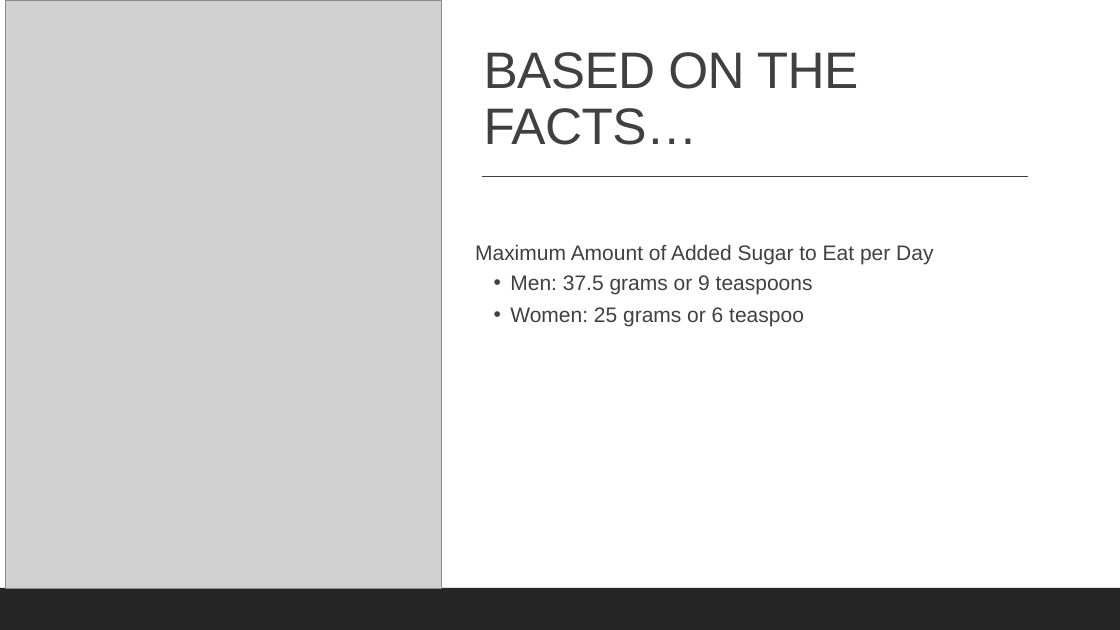
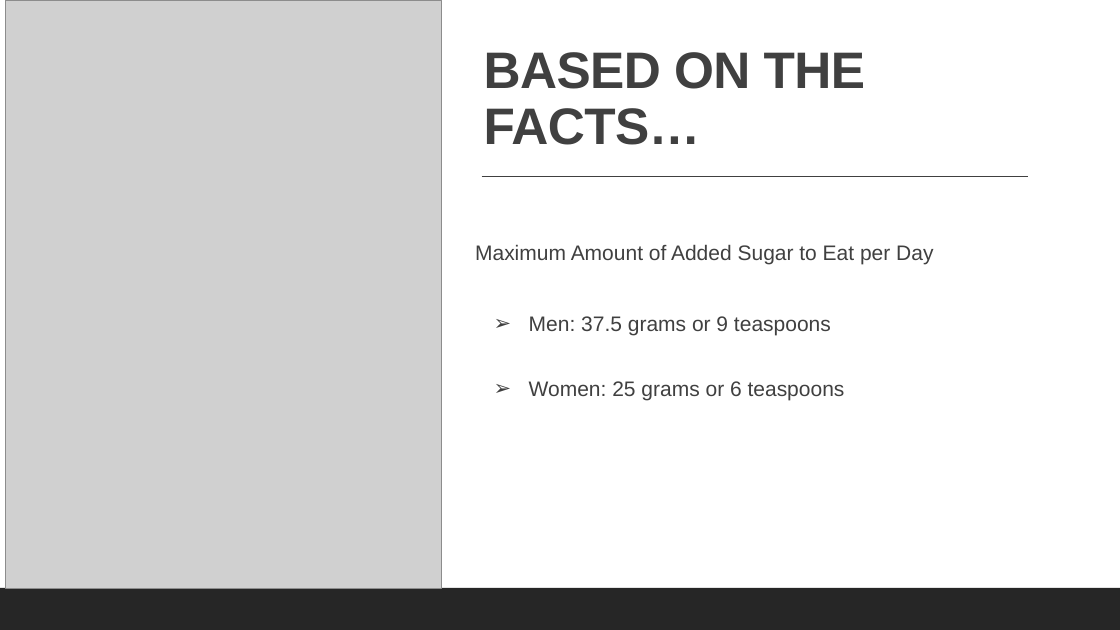
Before and after one commit to cbeachey/project1_influencers, a slide deck: slide 4 of Effects of Sugar Consumption.pptx. Drawn at 1120x630 pixels with LibreOffice and Linux fonts; fonts in the diff are those of the drawing; grey boxes stand for pictures. Boxes give left, top, right and bottom in pixels: in the first picture for what was removed or moved away, otherwise in the second. Text is boxed around its words. In the diff, an @@ line names an element or a change of style, - is before the commit and + after.

```diff
--- a/Effects of Sugar Consumption.pptx
+++ b/Effects of Sugar Consumption.pptx
@@ title "BASED ON THE FACTS…" at bbox=[484, 52, 865, 145]: bold on @@
@@ text at bbox=[529, 316, 831, 336]: bullet • to ➢ @@
@@ text at bbox=[529, 381, 845, 400]: text changed @@
-  • Women: 25 grams or 6 teaspoo
+  ➢ Women: 25 grams or 6 teaspoons
```
Also in this commit, not shown: 8 other slides changed, 1 slide added, 1 slide removed.
